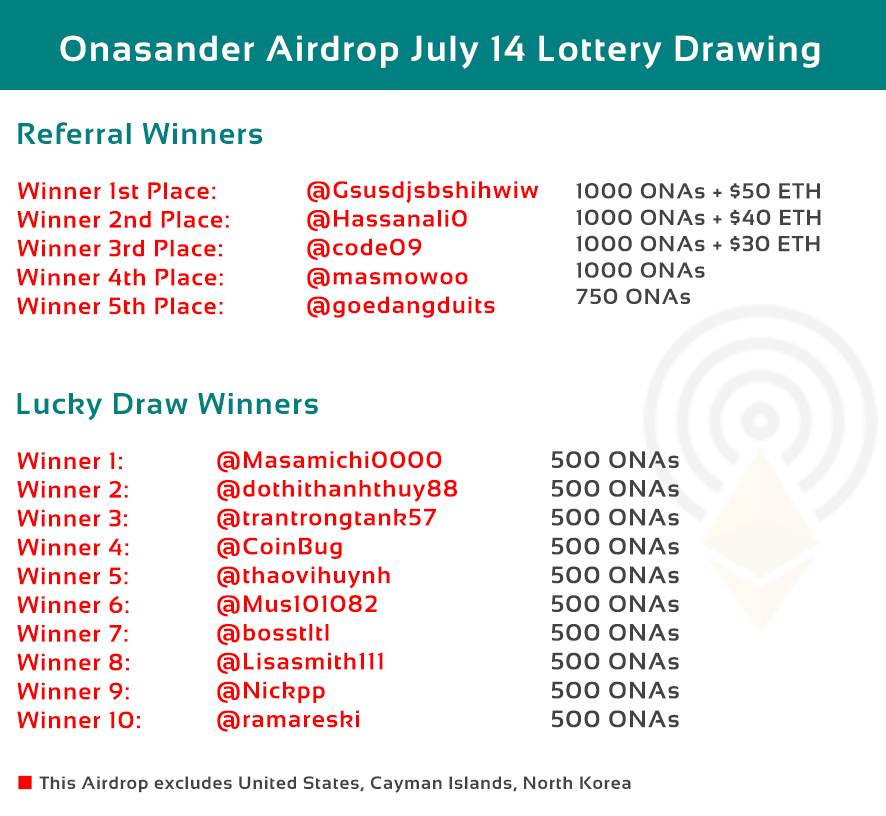
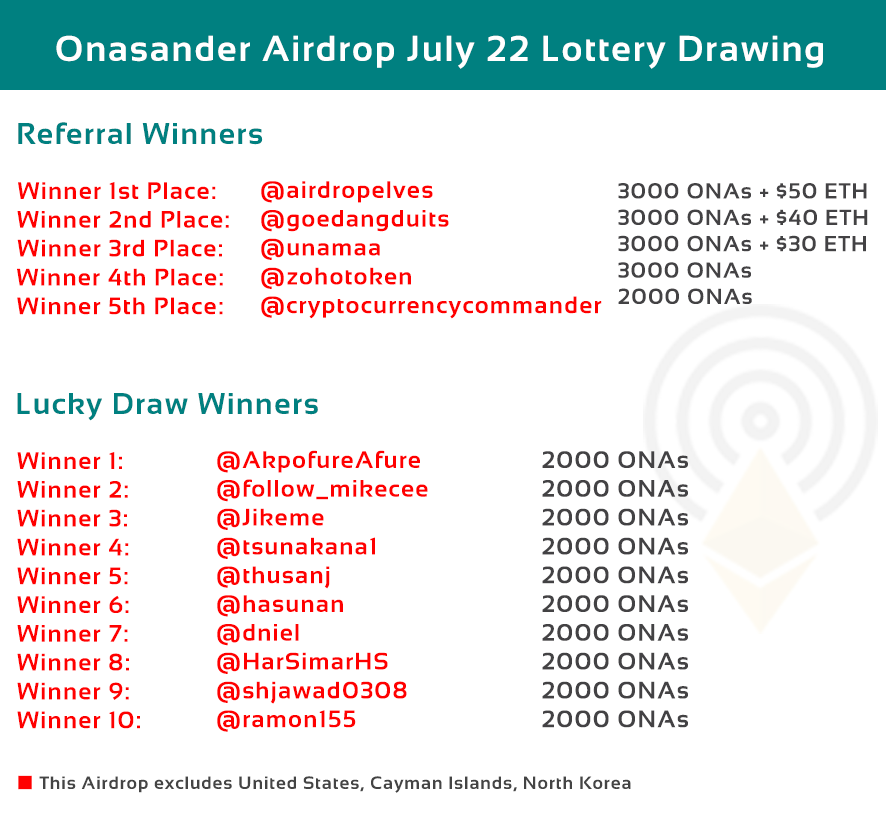
Two versions of the same layered image (886×816). Layer-by-layer changes:
renamed "500 ONAs 500 ONAs 500 ONAs 500 ONAs 500 ONAs 500 ONAs 500 ONAs" to "2000 ONAs 2000 ONAs 2000 ONAs 2000 ONAs 2000 ONAs 2000 ONAs 200", painted on it over [542, 451, 688, 728]
renamed "@Masamichi0000 @dothithanhthuy88 @trantrongtank57 @CoinBug @tha" to "@AkpofureAfure @follow_mikecee @Jikeme @tsunakana1 @thusanj @ha", painted on it over [242, 450, 457, 728]
renamed "1000 ONAs + $50 ETH 1000 ONAs + $40 ETH 1000 ONAs + $30 ETH 100" to "3000 ONAs + $50 ETH 3000 ONAs + $40 ETH 3000 ONAs + $30 ETH 300", painted on it over [576, 182, 868, 304]
renamed "@Gsusdjsbshihwiw @Hassanali0 @code09 @masmowoo @goedangduits" to "@airdropelves @goedangduits @unamaa @zohotoken @cryptocurrencyc", painted on it over [261, 181, 602, 319]
renamed "Onasander Airdrop July 14 Lottery Drawing" to "Onasander Airdrop July 22 Lottery Drawing", painted on it over [56, 35, 823, 69]
